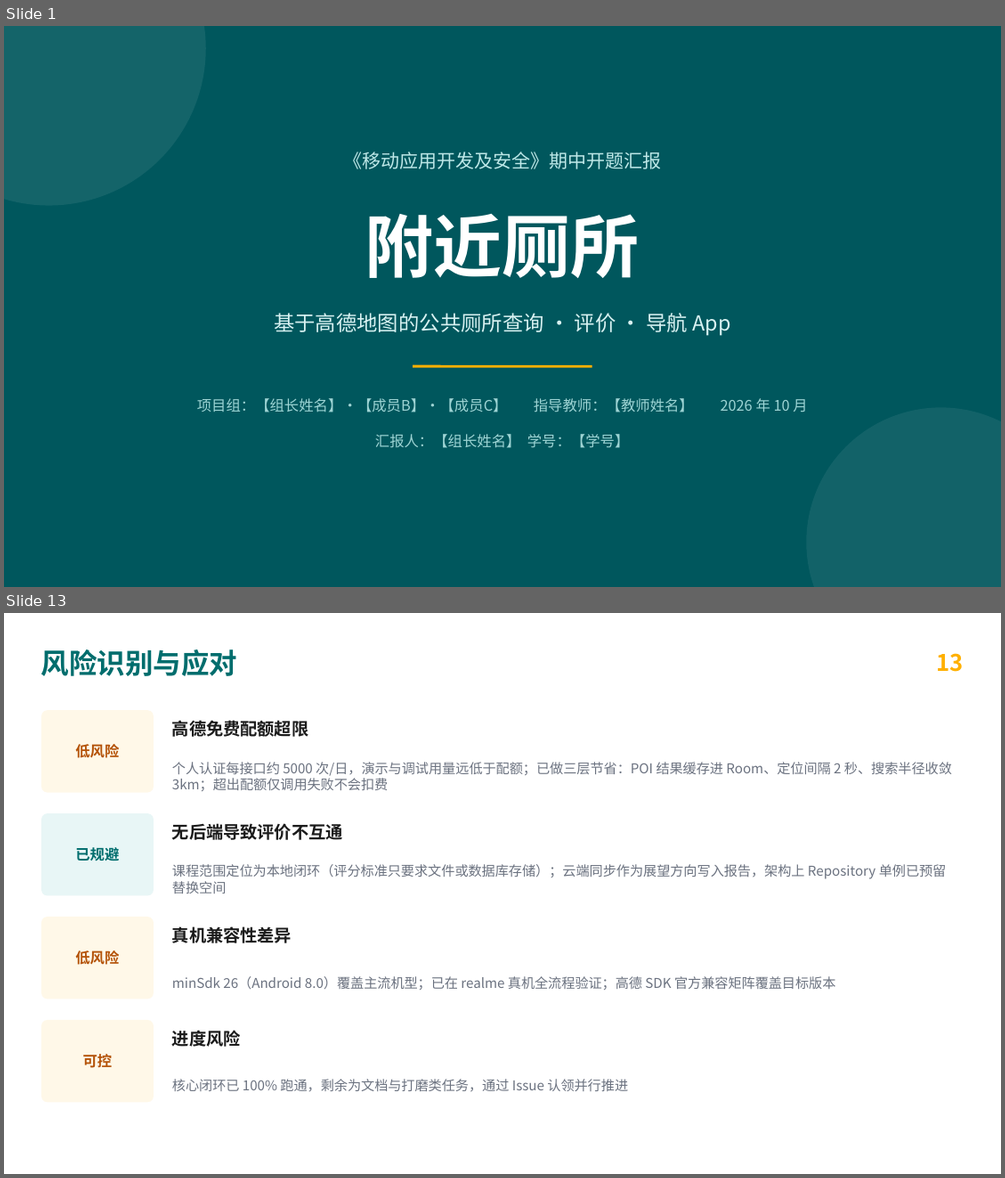
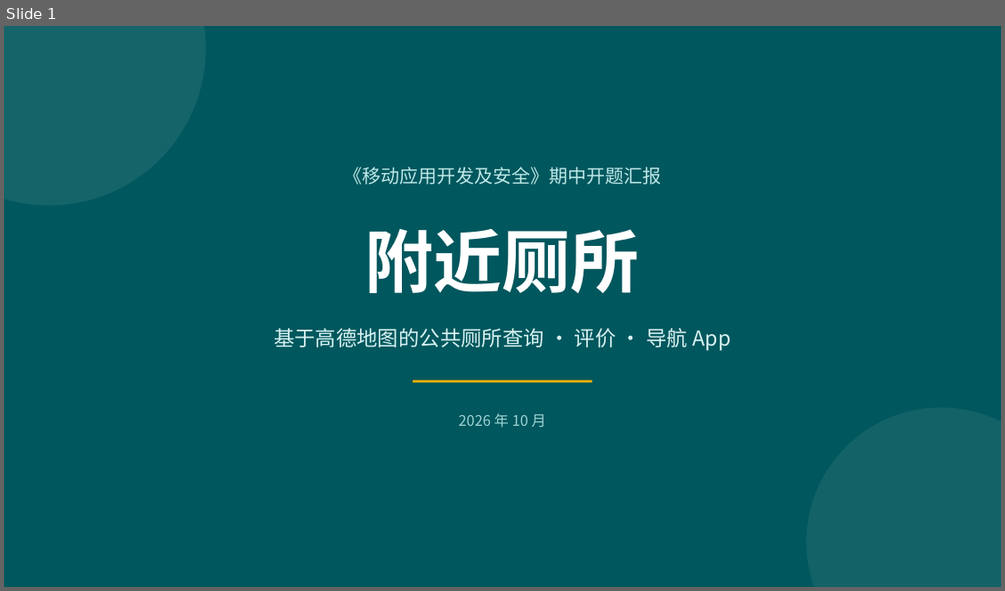
Before and after one commit to HeiCat233/lalmore, a slide deck: deliverables/期中开题汇报-附近厕所.pptx. Shown one above the other, each under a label of ours: slides 1 and 13 before the commit, slide 1 after it; the slides between them are not shown. The pictures are 1005x1178 and 1005x591 pixels, drawn with LibreOffice and Linux fonts; fonts in the diff are those of the drawing. Boxes give left, top, right and bottom in pixels: in the first picture for what was removed or moved away, otherwise in the second. Text is boxed around its words. In the diff, an @@ line names an element or a change of style, - is before the commit and + after.

```diff
--- a/deliverables/期中开题汇报-附近厕所.pptx
+++ b/deliverables/期中开题汇报-附近厕所.pptx
@@ slide 13 removed at box(4, 613, 1001, 1174), background #FFFFFF @@
@@ text removed at box(41, 649, 238, 676) @@
-风险识别与应对
@@ text removed at box(936, 653, 963, 672) @@
-13
@@ rounded rectangle removed at box(41, 710, 154, 793) @@
@@ text removed at box(75, 744, 119, 758) @@
-低风险
@@ text removed at box(172, 720, 308, 737) @@
-高德免费配额超限
@@ text removed at box(172, 762, 952, 791) @@
-个人认证每接口约 5000 次/日，演示与调试用量远低于配额；已做三层节省：POI 结果缓存进 Room、定位间隔 2 秒、搜索半径收敛 3km；超出配额仅调用失败不会扣费
@@ rounded rectangle removed at box(41, 813, 154, 896) @@
@@ text removed at box(172, 823, 343, 840) @@
-无后端导致评价不互通
@@ text removed at box(75, 847, 119, 860) @@
-已规避
@@ text removed at box(172, 864, 947, 893) @@
-课程范围定位为本地闭环（评分标准只要求文件或数据库存储）；云端同步作为展望方向写入报告，架构上 Repository 单例已预留替换空间
@@ rounded rectangle removed at box(41, 916, 154, 999) @@
@@ text removed at box(172, 926, 291, 943) @@
-真机兼容性差异
@@ text removed at box(75, 950, 119, 965) @@
-低风险
@@ text removed at box(172, 976, 835, 989) @@
-minSdk 26（Android 8.0）覆盖主流机型；已在 realme 真机全流程验证；高德 SDK 官方兼容矩阵覆盖目标版本
@@ rounded rectangle removed at box(41, 1020, 154, 1102) @@
@@ text removed at box(172, 1030, 241, 1046) @@
-进度风险
@@ text removed at box(83, 1054, 113, 1068) @@
-可控
@@ text removed at box(172, 1078, 628, 1092) @@
-核心闭环已 100% 跑通，剩余为文档与打磨类任务，通过 Issue 认领并行推进
@@ slide 1 changed as well @@
@@ 3 texts, 1 line: place and size @@
-3 texts, 1 line at box(274, 151, 730, 366)
+3 texts, 1 line at box(274, 167, 730, 381)
@@ text at box(459, 413, 546, 427): text changed @@
-项目组：【组长姓名】·【成员B】·【成员C】 指导教师：【教师姓名】 2026 年 10 月
+2026 年 10 月
@@ text removed at box(375, 434, 630, 448) @@
-汇报人：【组长姓名】 学号：【学号】
```
Also in this commit, not shown: 3 other slides changed, 7 slides added, 9 other slides removed, 5 other files.
